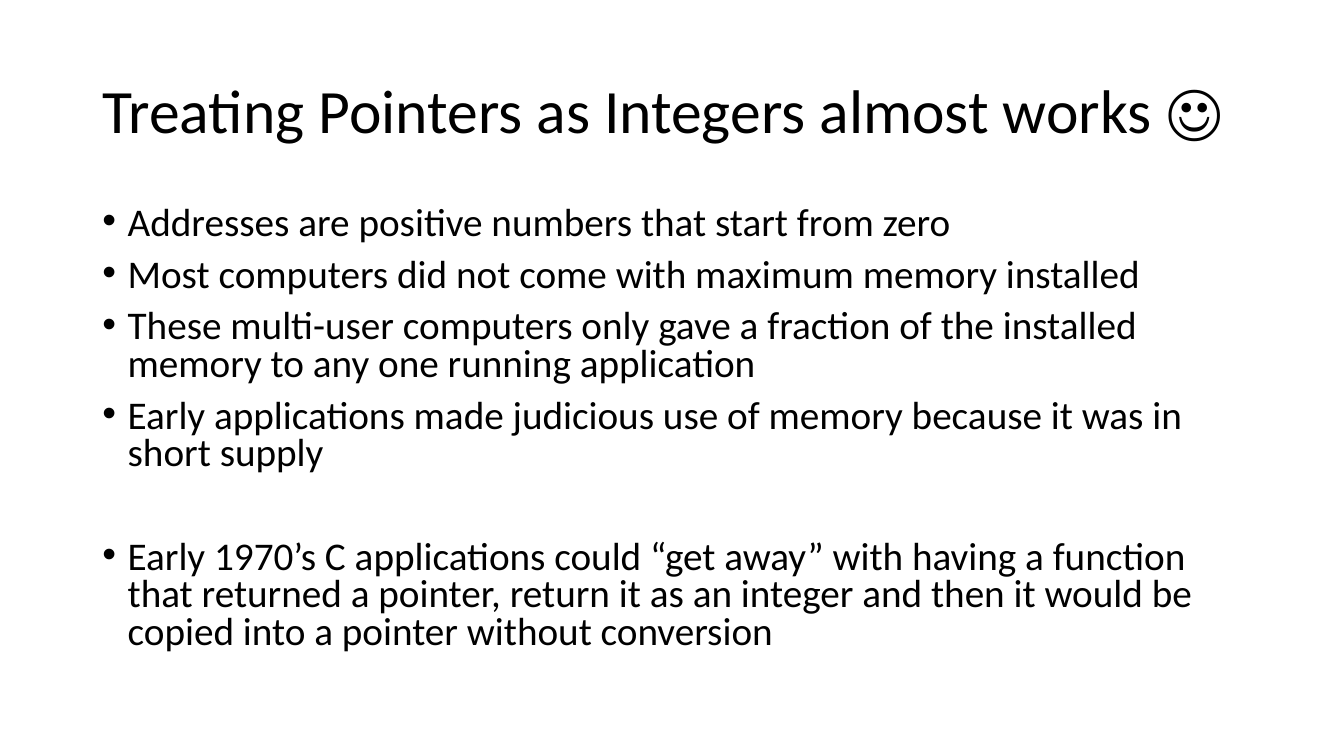
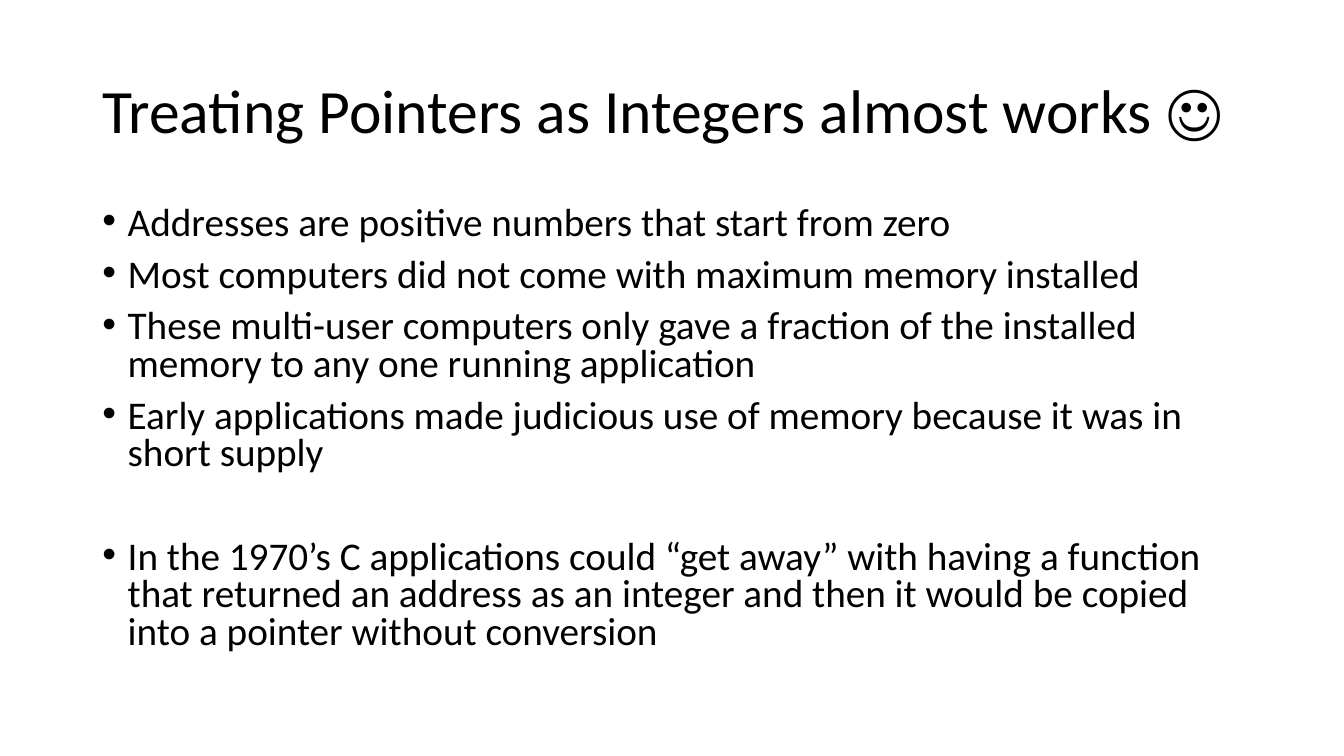
Before and after one commit to csev/cc4e, a slide deck: slide 8 of lectures/KR-5.pptx. Drawn at 1344x756 pixels with LibreOffice and Linux fonts; fonts in the diff are those of the drawing. Boxes give left, top, right and bottom in pixels: in the first picture for what was removed or moved away, otherwise in the second. Text is boxed around its words. In the diff, an @@ line names an element or a change of style, - is before the commit and + after.

```diff
--- a/lectures/KR-5.pptx
+++ b/lectures/KR-5.pptx
@@ text at (128,542,1201,652): text changed @@
-• Early 1970’s C applications could “get away” with having a function that returned a pointer, return it as an integer and then it would be copied into a pointer without conversion
+• In the 1970’s C applications could “get away” with having a function that returned an address as an integer and then it would be copied into a pointer without conversion
```
Also in this commit, not shown: 3 other slides changed, 3 slides added, 1 other file.
